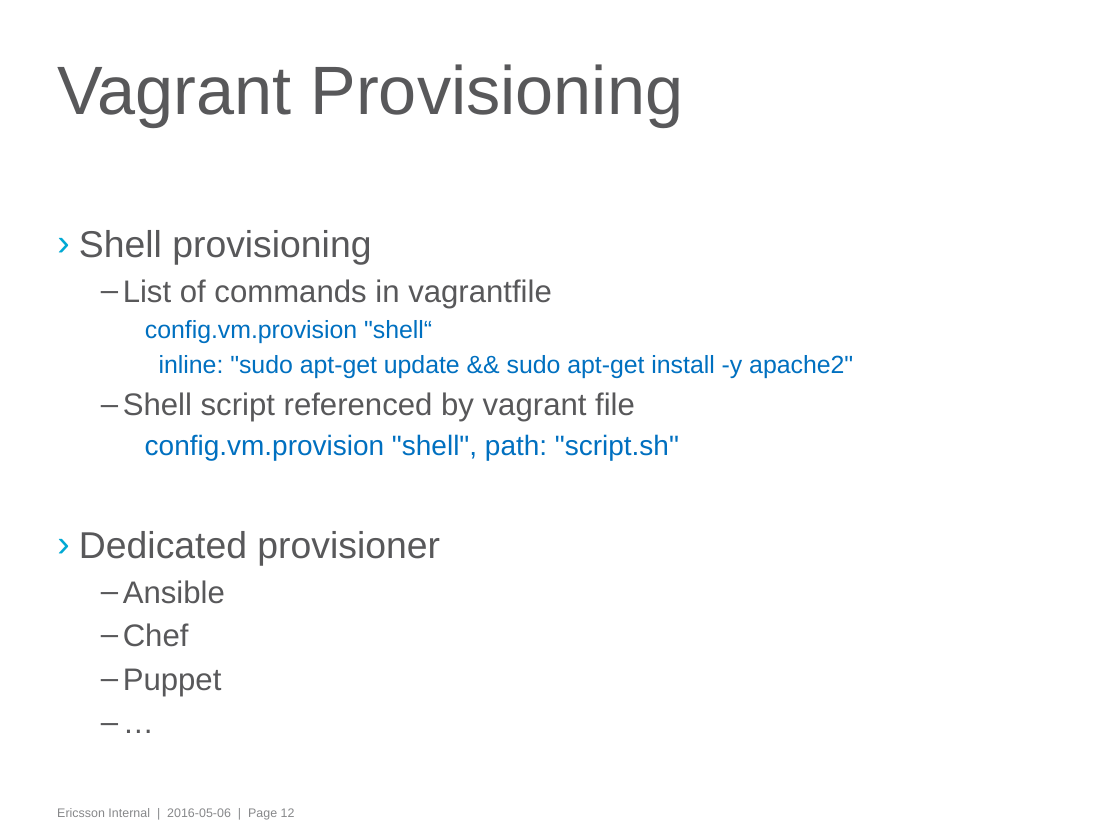
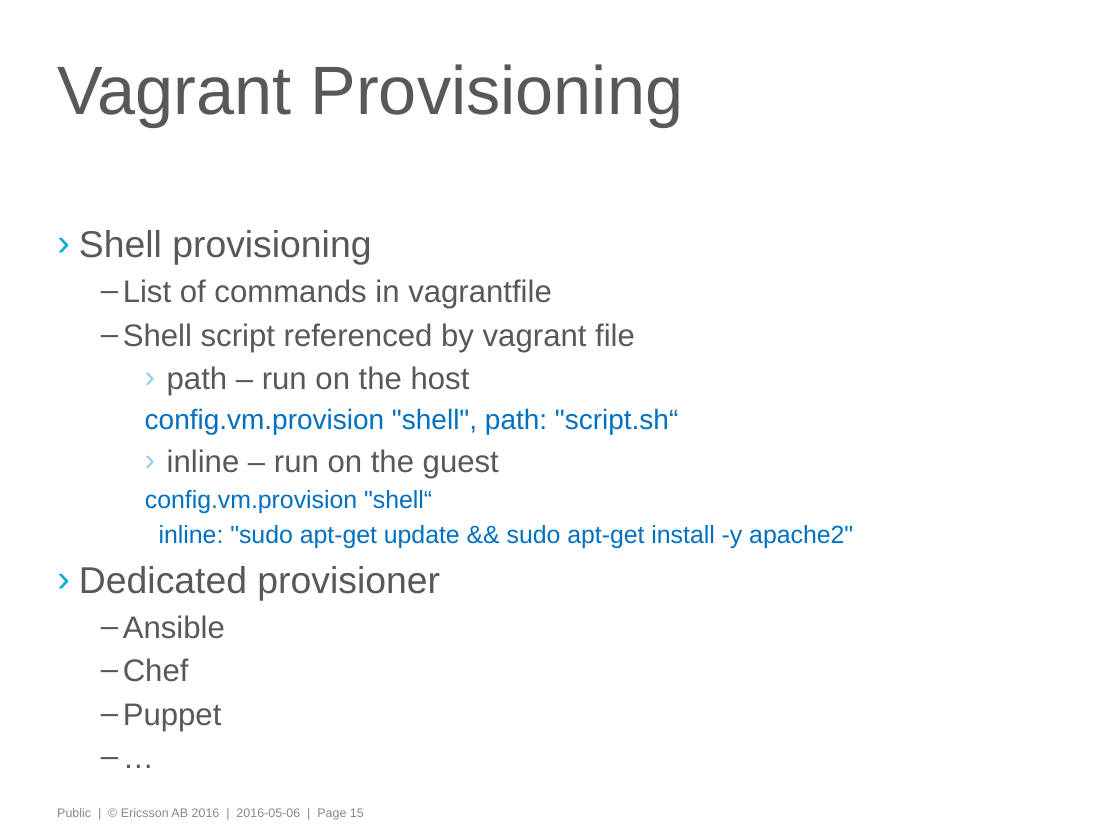
Before and after one commit to iamroddo/learnathon, a slide deck: slide 15 of Vagrant-Ansible-Git_Learnathon.pptx (slide 12 before the commit). Drawn at 1120x840 pixels with LibreOffice and Linux fonts; fonts in the diff are those of the drawing; background and template pictures are left out. Boxes give left, top, right and bottom in pixels: in the first picture for what was removed or moved away, otherwise in the second. Text is boxed around its words. In the diff, an @@ line names an element or a change of style, - is before the commit and + after.

```diff
--- a/Vagrant-Ansible-Git_Learnathon.pptx
+++ b/Vagrant-Ansible-Git_Learnathon.pptx
@@ text at (123,323,678,478): paragraphs added @@
+  – Shell script referenced by vagrant file
+    › path – run on the host
+    config.vm.provision "shell", path: "script.sh“
+    › inline – run on the guest
@@ text at (123,392,679,460): paragraphs removed @@
-  – Shell script referenced by vagrant file
-    config.vm.provision "shell", path: "script.sh"
@@ text at (57,808,364,820): text changed @@
-Ericsson Internal | 2016-05-06 | Page 12
+Public | © Ericsson AB 2016 | 2016-05-06 | Page 15
```
Also in this commit, not shown: 27 other slides changed, 5 slides added, 1 slide removed, 6 other files.
